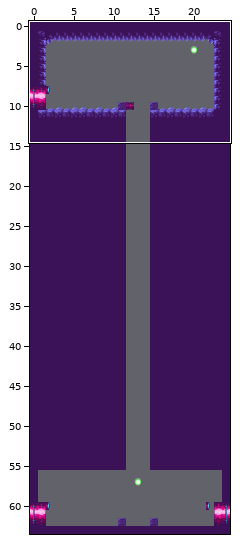
An edit to a level. Tiled map, src/maps/mapTest6.tmx. The picture above shows the old version from afar; the outline marks the close-up.
Close-up. As it was:
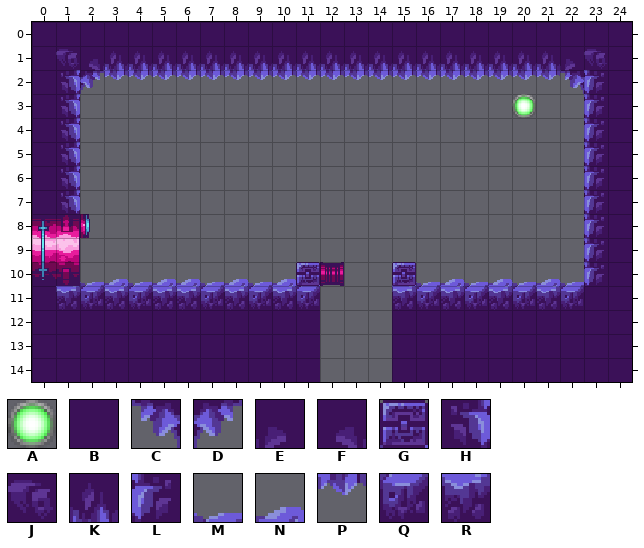
Cells are 16x16 px. Shown: x 0..24, y 0..14. The commit also changed other parts of the map, which this record leaves out.
Key: from "tileground": A 0, B 126, C 204, D 206, E 209, F 211, G 405, H 510, J 590, K 635, L 702, M 754, N 757, P 827, Q 946, R 949.
_ is an empty cell, # one hidden under a higher layer.
Objects are placed by their top-left corner, in cells (3,4 is the top-left corner of cell 3,4); size is 1x1 cell unless given.
Layers that did not change in this view are not listed.
Layer "collideGround" before, first column x 0:
 0 BBBBBBBBBBBBBBBBBBBBBBBBB
 1 BJFKKKKKKKKKKKKKKKKKKKEJB
 2 BHDPPPPPPPPPPPPPPPPPPPCLB
 3 BH_____________________LB
 4 BH_____________________LB
 5 BH_____________________LB
 6 BH_____________________LB
 7 BH_____________________LB
 8 _______________________LB
 9 _______________________LB
10 _#MNMNNMNMNG___GMNMNMNMLB
11 BRQRQRRQRQRQ___RQRQRQRQBB
12 BBBBBBBBBBBB___BBBBBBBBBB
13 BBBBBBBBBBBB___BBBBBBBBBB
14 BBBBBBBBBBBB___BBBBBBBBBB
Objects on layer "lights" before:
A "ambient" at 20,3
After:
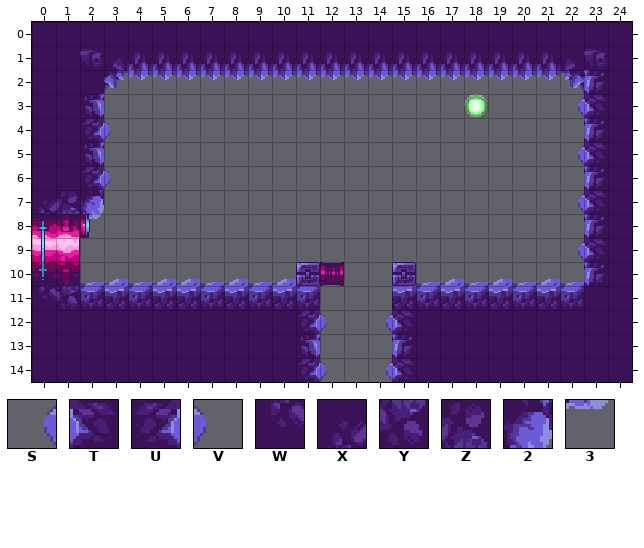
Further tiles: from "tileground": S 524, T 525, U 528, V 529, W 650, X 650 flipped up-down, Y 651, Z 651 flipped up-down, 2 656, 3 720.
What changed:
Changed rows in their new state; . is an unchanged cell.
Layer "collideGround":
first column x 0:
 1 .BJF....................
 2 .BBD....................
 3 .BH...................ST
 4 .BUV....................
 5 .BH...................ST
 6 .BUV....................
 7 XZ2...................ST
 8 ..3.....................
 9 ......................ST
11 WY......................
12 ...........UV.ST........
13 ...........H...L........
14 ...........UV.ST........
Layer "lights":
changed: A "ambient" at 20,3 -> A "ambient" at 18,3
